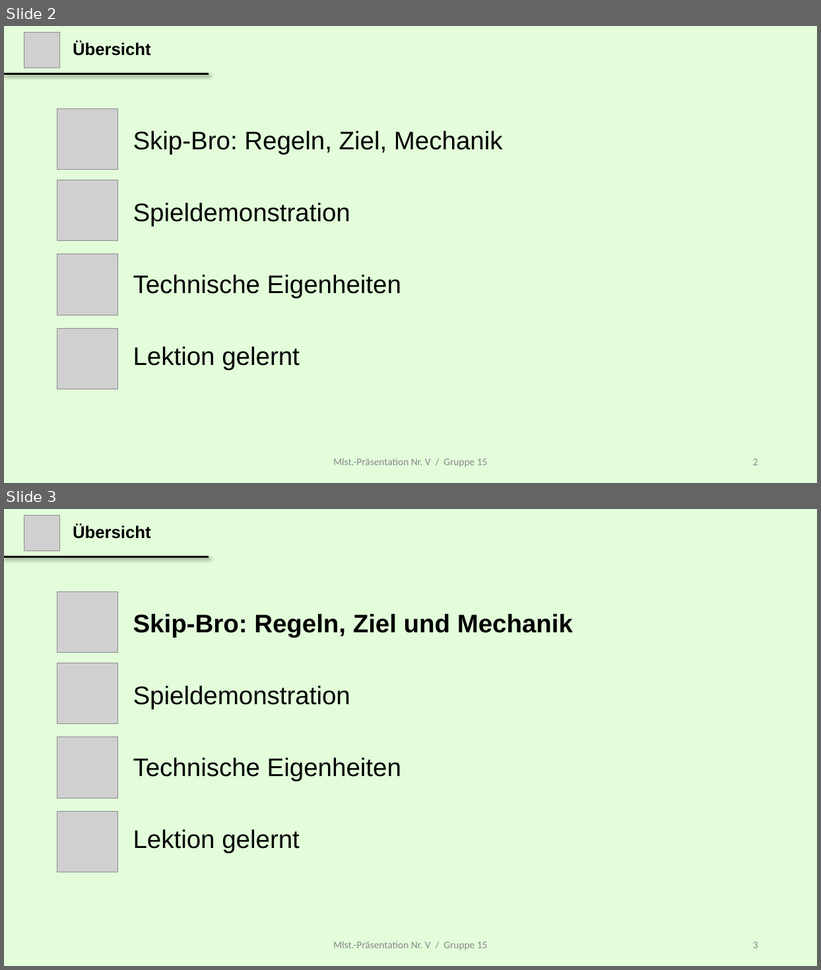
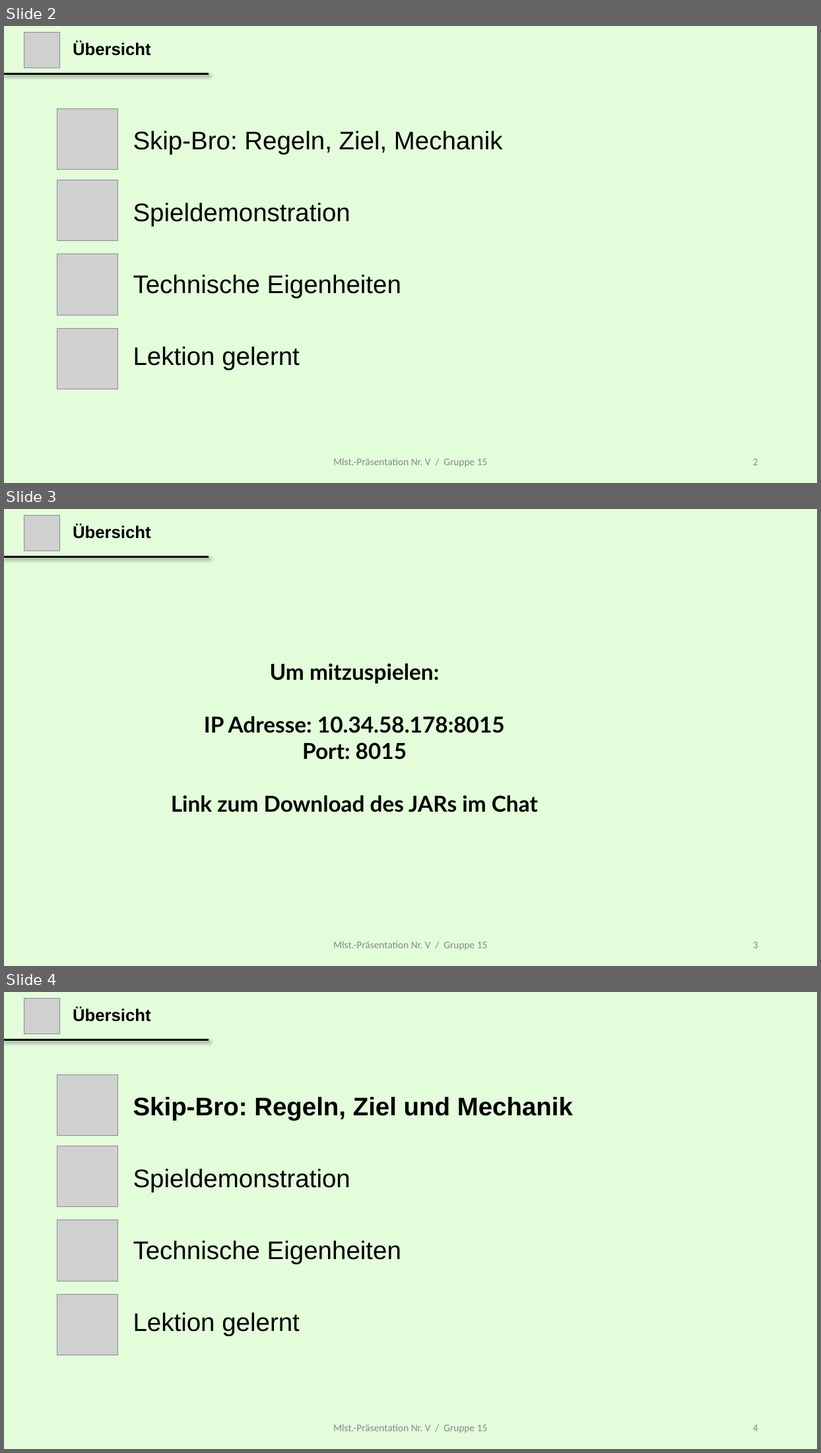
Before and after one commit to gjoyet/skipBo, a slide deck: 00_General/Presentation/MS 5/Presentation_Milestone_v_Master.pptx. Shown one above the other, each under a label of ours: slides 2 and 3 before the commit, slides 2, 3 and 4 after it. The pictures are 821x970 and 821x1453 pixels, drawn with LibreOffice and Linux fonts; fonts in the diff are those of the drawing; grey boxes stand for pictures. Boxes give left, top, right and bottom in pixels: in the first picture for what was removed or moved away, otherwise in the second. Text is boxed around its words. In the diff, an @@ line names an element or a change of style, - is before the commit and + after.

```diff
--- a/00_General/Presentation/MS 5/Presentation_Milestone_v_Master.pptx
+++ b/00_General/Presentation/MS 5/Presentation_Milestone_v_Master.pptx
@@ slide 3 added at (4, 509, 817, 966), background #E3FDDB @@
@@ picture added at (24, 515, 60, 551) @@
@@ title added at (73, 524, 151, 539), 20 pt, text #000000, bold @@
+Übersicht
@@ line added from (4, 557) to (209, 557), #000000 2.25 pt @@
@@ text added at (171, 663, 538, 813), 26 pt, text #000000, bold @@
+Um mitzuspielen:
+IP Adresse: 10.34.58.178:8015
+Port: 8015
+Link zum Download des JARs im Chat
@@ text added at (333, 941, 488, 951), 12 pt, text #888888 @@
+Mlst.-Präsentation Nr. V / Gruppe 15
@@ page number added at (753, 942, 758, 949), 12 pt, text #888888 @@
+3
@@ what was slide 3 is now slide 4 @@
@@ page number at (753, 1425, 758, 1432): text changed @@
-3
+4
```
Also in this commit, not shown: 1 slide changed.
